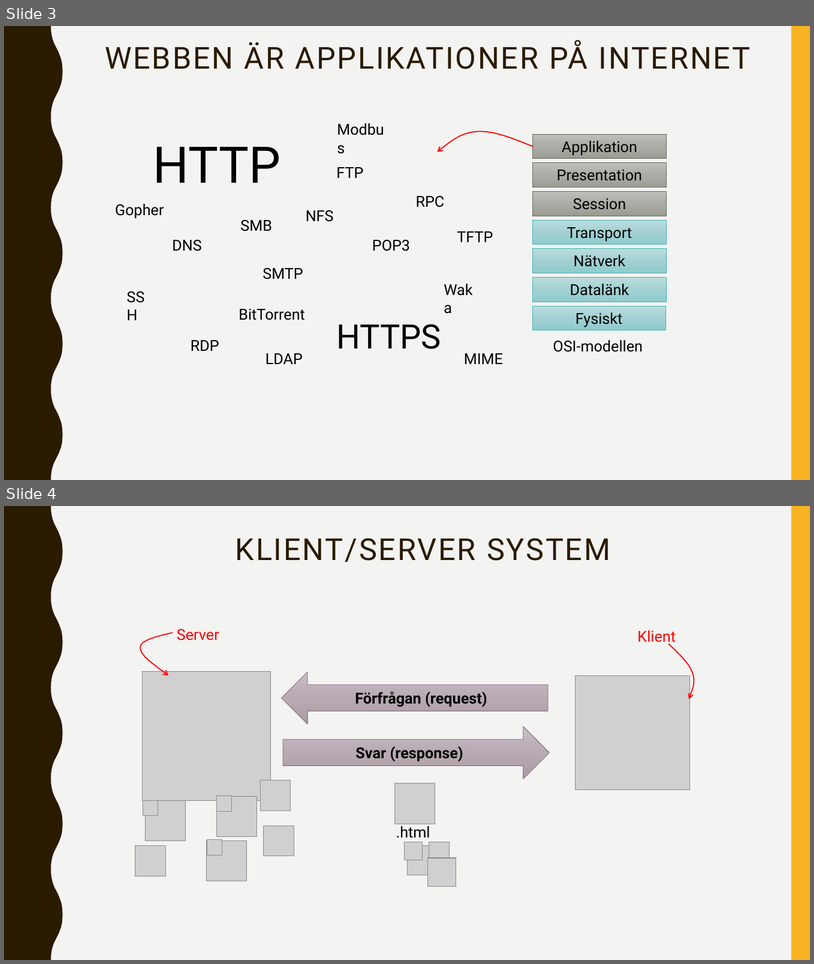
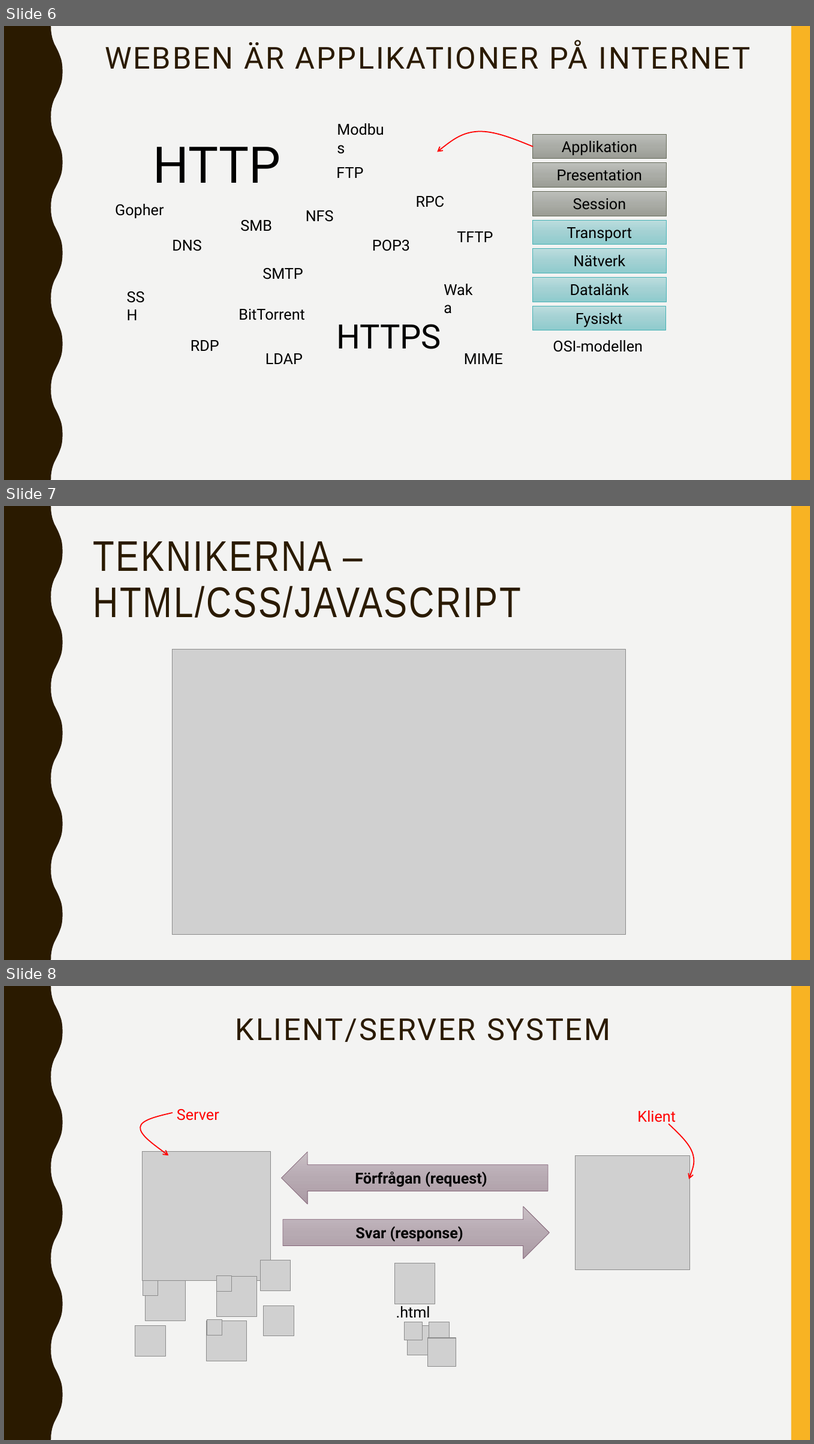
Before and after one commit to abbjetmus/programmering, a slide deck: Webben.pptx. Shown one above the other, each under a label of ours: slides 3 and 4 before the commit, slides 6, 7 and 8 after it. The pictures are 814x964 and 814x1444 pixels, drawn with LibreOffice and Linux fonts; fonts in the diff are those of the drawing; grey boxes stand for pictures. Boxes give left, top, right and bottom in pixels: in the first picture for what was removed or moved away, otherwise in the second. Text is boxed around its words. In the diff, an @@ line names an element or a change of style, - is before the commit and + after.

```diff
--- a/Webben.pptx
+++ b/Webben.pptx
@@ slide 7 added at (4, 506, 810, 960), background #F3F3F2; not listed: 2 template elements that a slide beside it also shows @@
@@ title added at (93, 541, 521, 618), 51 pt, text #2A1A00 @@
+TEKNIKERNA – HTML/CSS/JAVASCRIPT
@@ picture added at (172, 649, 626, 934) @@
@@ what was slide 3 is now slide 6 @@
@@ what was slide 4 is now slide 8 @@
```
Also in this commit, not shown: 1 slide changed, 5 other slides added, 2 other files.
